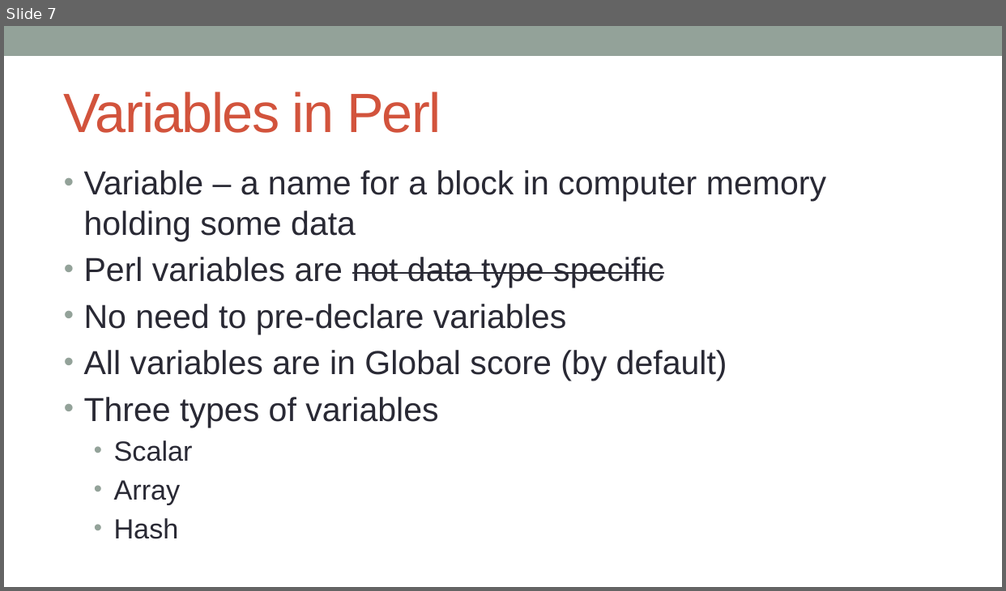
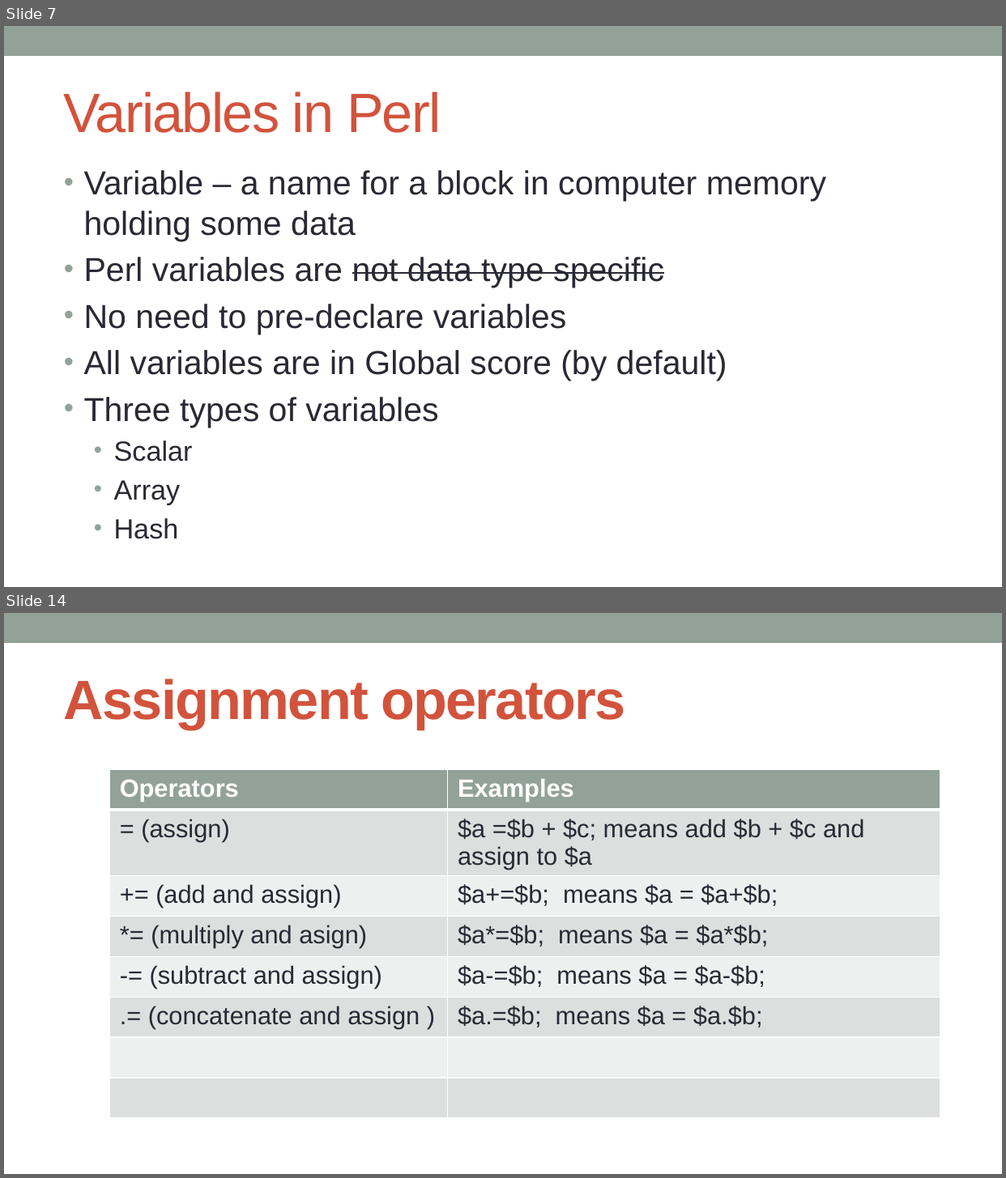
Before and after one commit to kanhu-pcr-code/bioinfo-PERL-course, a slide deck: PPTs/Variables and operators.pptx. Shown one above the other, each under a label of ours: slide 7 before the commit, slides 7 and 14 after it; the slides between them are not shown. The pictures are 1006x591 and 1006x1178 pixels, drawn with LibreOffice and Linux fonts; fonts in the diff are those of the drawing. Boxes give left, top, right and bottom in pixels: in the first picture for what was removed or moved away, otherwise in the second. Text is boxed around its words. In the diff, an @@ line names an element or a change of style, - is before the commit and + after.

```diff
--- a/PPTs/Variables and operators.pptx
+++ b/PPTs/Variables and operators.pptx
@@ slide 14 added at (4,613,1002,1174), background #FFFFFF; not listed: 1 template element that a slide beside it also shows @@
@@ title added at (64,679,626,729), 40 pt, text #D2533C, bold @@
+Assignment operators
@@ table added at (110,769,941,1123), 8 rows, 2 columns @@
+Operators | Examples
+= (assign) | $a =$b + $c; means add $b + $c and assign to $a
++= (add and assign) | $a+=$b; means $a = $a+$b;
+*= (multiply and asign) | $a*=$b; means $a = $a*$b;
+-= (subtract and assign) | $a-=$b; means $a = $a-$b;
+.= (concatenate and assign ) | $a.=$b; means $a = $a.$b;
+ | 
+ | 
```
Also in this commit, not shown: 2 slides changed, 10 other slides added, 2 slides removed, 2 other files.
